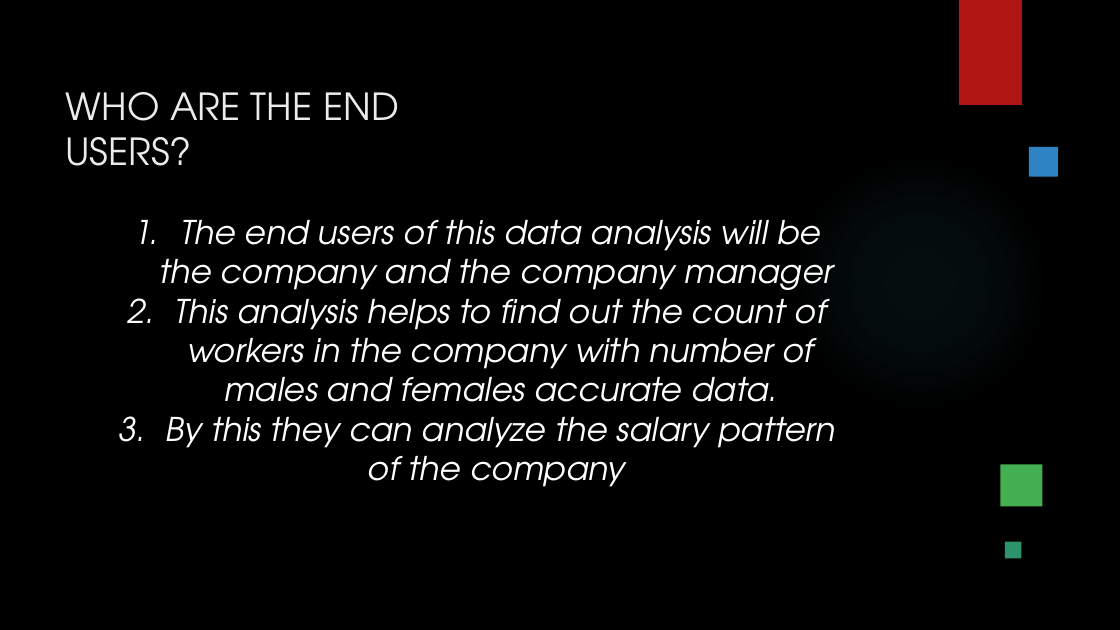
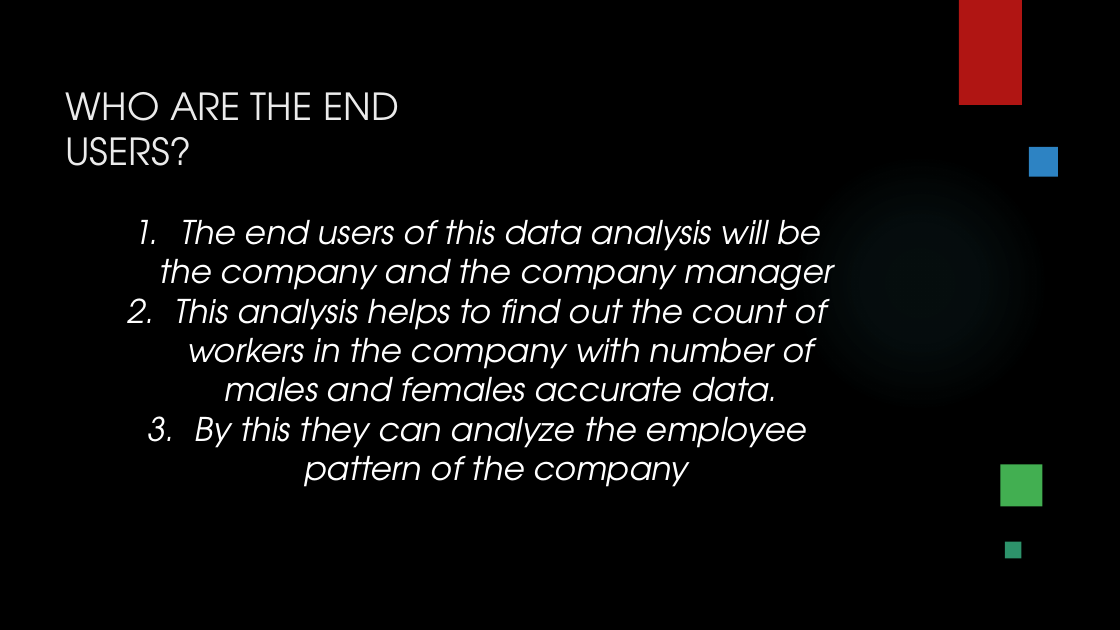
Before and after one commit to Bhuvanesh1611/TNSDC-data-analytics-, a slide deck: slide 6 of Bhuvanesh naan mudhalvan project 2.pptx. Drawn at 1120x630 pixels with LibreOffice and Linux fonts; fonts in the diff are those of the drawing; background and template pictures are left out. Boxes give left, top, right and bottom in pixels: in the first picture for what was removed or moved away, otherwise in the second. Text is boxed around its words. In the diff, an @@ line names an element or a change of style, - is before the commit and + after.

```diff
--- a/Bhuvanesh naan mudhalvan project 2.pptx
+++ b/Bhuvanesh naan mudhalvan project 2.pptx
@@ text at [195,417,807,487]: text changed @@
-3. By this they can analyze the salary pattern of the company
+3. By this they can analyze the employee pattern of the company
```
Also in this commit, not shown: 1 other slide changed.
